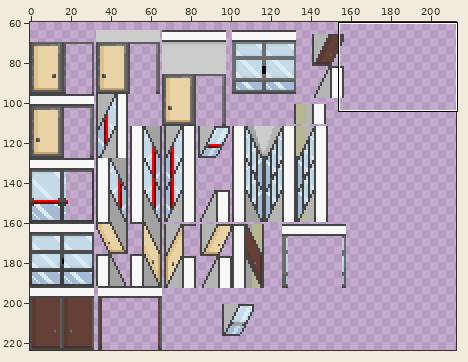
A sprite sheet gets an edit: Assets/Artwork/School/doors_n_windows.png. The first picture is a wide view before the edit; the outline marks the close-up.
Close-up. Before the commit:
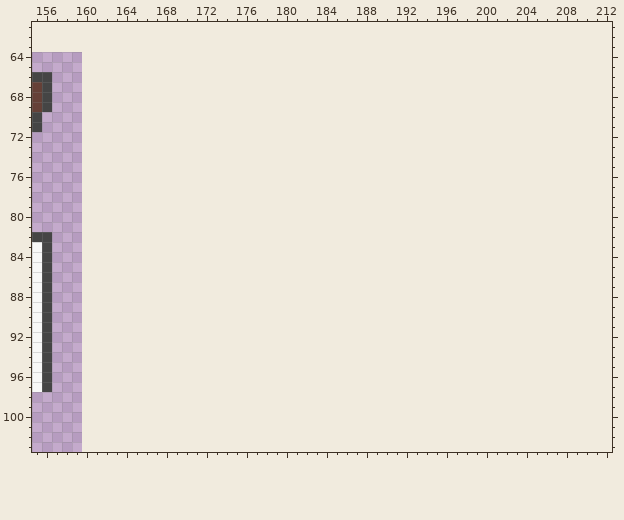
The file is 160x160 pixels. Colours within 5 levels of each other are drawn and written as one. Shown: x 155..212, y 61..103. The old version is drawn lined up with the new one, on the new canvas. The wide view leaves out empty margins.
After:
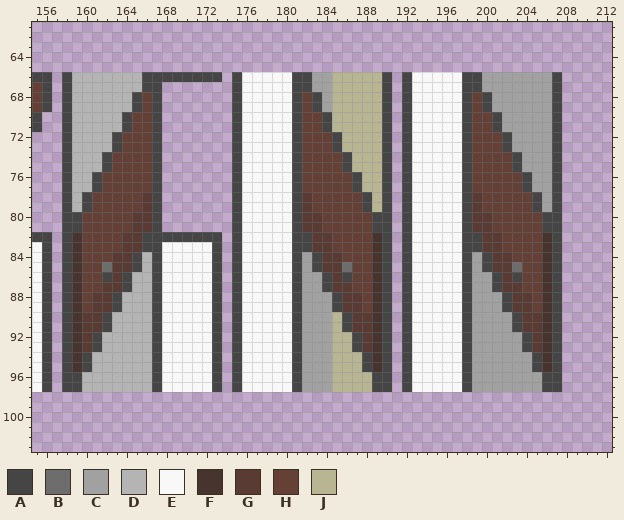
Palette (. is transparent): A #454545  B #6d6d6d  C #a1a1a1  D #b4b4b4  E #f8f8f8  F #48342e  G #593b34  H #654037  J #b8b692
Difference:
canvas 160x160 -> 224x224, the old top-left corner now at 0,64
@@ x 155..212 @@
  65 ..........................................................
- 66 AA........................................................
- 67 HA........................................................
- 68 HA........................................................
- 69 HA........................................................
- 70 A.........................................................
- 71 A.........................................................
- 72 ..........................................................
- 73 ..........................................................
- 74 ..........................................................
- 75 ..........................................................
- 76 ..........................................................
- 77 ..........................................................
- 78 ..........................................................
- 79 ..........................................................
- 80 ..........................................................
- 81 ..........................................................
- 82 AA........................................................
- 83 EA........................................................
- 84 EA........................................................
- 85 EA........................................................
- 86 EA........................................................
- 87 EA........................................................
- 88 EA........................................................
- 89 EA........................................................
- 90 EA........................................................
- 91 EA........................................................
- 92 EA........................................................
- 93 EA........................................................
- 94 EA........................................................
- 95 EA........................................................
- 96 EA........................................................
- 97 EA........................................................
+ 66 AA.ADDDDDDDAAAAAAAA.AEEEEEAACCJJJJJA.AEEEEEAACCCCCCCA.....
+ 67 HA.ADDDDDDDAA.......AEEEEEAACCJJJJJA.AEEEEEAACCCCCCCA.....
+ 68 HA.ADDDDDDAHA.......AEEEEEAHACJJJJJA.AEEEEEAHACCCCCCA.....
+ 69 HA.ADDDDDDAHA.......AEEEEEAHACJJJJJA.AEEEEEAHACCCCCCA.....
+ 70 A..ADDDDDAHHA.......AEEEEEAHHAJJJJJA.AEEEEEAHHACCCCCA.....
+ 71 A..ADDDDDAHHA.......AEEEEEAHHAJJJJJA.AEEEEEAHHACCCCCA.....
+ 72 ...ADDDDAHHHA.......AEEEEEAHHHAJJJJA.AEEEEEAHHHACCCCA.....
+ 73 ...ADDDDAHHHA.......AEEEEEAHHHAJJJJA.AEEEEEAHHHACCCCA.....
+ 74 ...ADDDAHHHHA.......AEEEEEAHHHHAJJJA.AEEEEEAHHHHACCCA.....
+ 75 ...ADDDAHHHHA.......AEEEEEAHHHHAJJJA.AEEEEEAHHHHACCCA.....
+ 76 ...ADDAHHHHHA.......AEEEEEAHHHHHAJJA.AEEEEEAHHHHHACCA.....
+ 77 ...ADDAHHHHHA.......AEEEEEAHHHHHAJJA.AEEEEEAHHHHHACCA.....
+ 78 ...ADAHHHHHGA.......AEEEEEAGHHHHHAJA.AEEEEEAGHHHHHACA.....
+ 79 ...ADAHHHHHGA.......AEEEEEAGHHHHHAJA.AEEEEEAGHHHHHACA.....
+ 80 ...AAHHHHHGGA.......AEEEEEAGGHHHHHAA.AEEEEEAGGHHHHHAA.....
+ 81 ...AAHHHHHGGA.......AEEEEEAGGHHHHHAA.AEEEEEAGGHHHHHAA.....
+ 82 AA.AFHHHHGGAAAAAAAA.AEEEEEAAGGHHHHFA.AEEEEEAAGGHHHHFA.....
+ 83 EA.AFHHHHGGAAEEEEEA.AEEEEEAAGGHHHHFA.AEEEEEAAGGHHHHFA.....
+ 84 EA.AFHHHGGADAEEEEEA.AEEEEEACAGGHHHFA.AEEEEEACAGGHHHFA.....
+ 85 EA.AFHHBGGADAEEEEEA.AEEEEEACAGGBHHFA.AEEEEEACAGGBHHFA.....
+ 86 EA.AFHHAGADDAEEEEEA.AEEEEEACCAGAHHFA.AEEEEEACCAGAHHFA.....
+ 87 EA.AFHHGGADDAEEEEEA.AEEEEEACCAGGHHFA.AEEEEEACCAGGHHFA.....
+ 88 EA.AFHGGADDDAEEEEEA.AEEEEEACCCAGGHFA.AEEEEEACCCAGGHFA.....
+ 89 EA.AFHGGADDDAEEEEEA.AEEEEEACCCAGGHFA.AEEEEEACCCAGGHFA.....
+ 90 EA.AFGGADDDDAEEEEEA.AEEEEEACCCJAGGFA.AEEEEEACCCCAGGFA.....
+ 91 EA.AFGGADDDDAEEEEEA.AEEEEEACCCJAGGFA.AEEEEEACCCCAGGFA.....
+ 92 EA.AFGADDDDDAEEEEEA.AEEEEEACCCJJAGFA.AEEEEEACCCCCAGFA.....
+ 93 EA.AFGADDDDDAEEEEEA.AEEEEEACCCJJAGFA.AEEEEEACCCCCAGFA.....
+ 94 EA.AFADDDDDDAEEEEEA.AEEEEEACCCJJJAFA.AEEEEEACCCCCCAFA.....
+ 95 EA.AFADDDDDDAEEEEEA.AEEEEEACCCJJJAFA.AEEEEEACCCCCCAFA.....
+ 96 EA.AADDDDDDDAEEEEEA.AEEEEEACCCJJJJAA.AEEEEEACCCCCCCAA.....
+ 97 EA.AADDDDDDDAEEEEEA.AEEEEEACCCJJJJAA.AEEEEEACCCCCCCAA.....
  98 ..........................................................
Pixel boxes of the changes (left, top, right, bottom) in both close-ups:
added: (62, 72, 562, 392)
